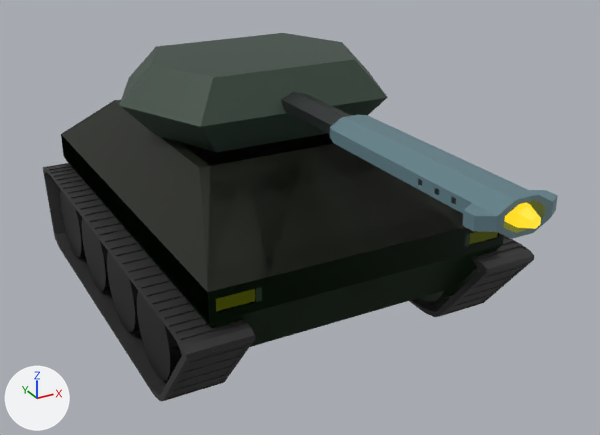
The Blender file assets/tank/tank.blend: old version first, new version second.
The view is the same before and after, from a camera (50 mm lens) standing at (-4.82, -10.11, 4.54) and looking at (0.01, -1.33, 0.15). Every picture has the same lights, and +X, +Y and +Z are marked at lower left.

Names of what the first picture shows: 'Barrel', 'Body', 'Shell', 'Turret', 'muzzle'.
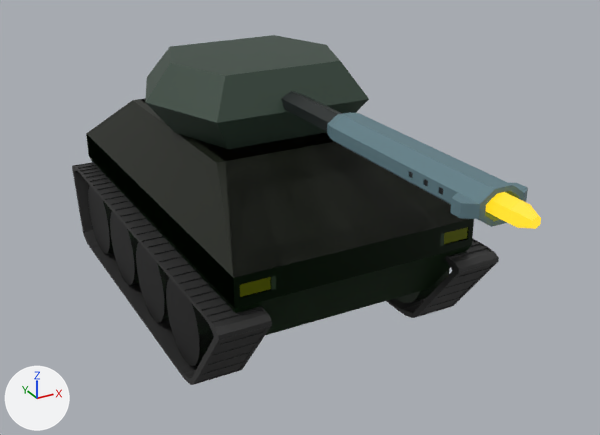
Where the change shows, as pixel boxes (x1, y1, x2, y2) in the pictures (600 x 435 px):
'Body', rescaled (13% narrower)
    before: (43, 100, 534, 401)
    after: (72, 98, 499, 385)
'Turret', rescaled (17% narrower)
    before: (119, 33, 388, 153)
    after: (145, 35, 369, 149)
'muzzle', rescaled (12% narrower, 7% shorter)
    before: (330, 115, 558, 239)
    after: (327, 112, 528, 227)
'Barrel', rescaled (12% narrower)
    before: (281, 92, 352, 135)
    after: (281, 91, 343, 132)

The edits, one by one:
Object 'Body' (ob_body) is rescaled from (2.01, 3.01, 1.0) to (1.64, 2.85, 1.0).
